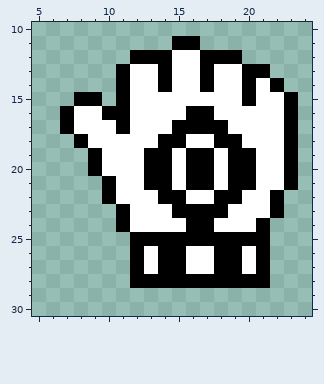
Two versions of one pixel-art sprite, src/closedhand.png. Above, as it was before the edit.
The file is 32x32 pixels. Shown: x 5..24, y 10..30.
After the commit:
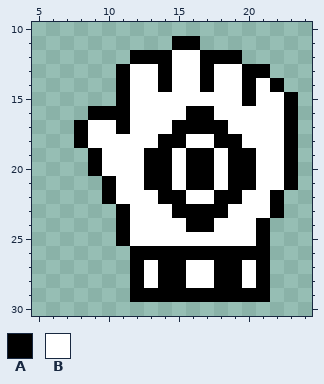
Palette (. is transparent): A #000000  B #ffffff
The edit:
y 15: x 8..9 AA -> ..
y 16: x 7..9 ABB -> ..A
y 17: x 7..8 AB -> .A
y 25: x 11..20 .AAAAAAAAA -> ABBBBBBBBB
y 26: x 13 B -> A; x 16..17 BB -> AA; x 20 B -> A
y 28: x 13 A -> B; x 16..17 AA -> BB; x 20 A -> B
y 29: x 12..21 .......... -> AAAAAAAAAA
Where, in picture pixels (left, top, right, bottom), the same in both pictures:
changed: (60, 92, 102, 134)
changed: (116, 232, 270, 302)
